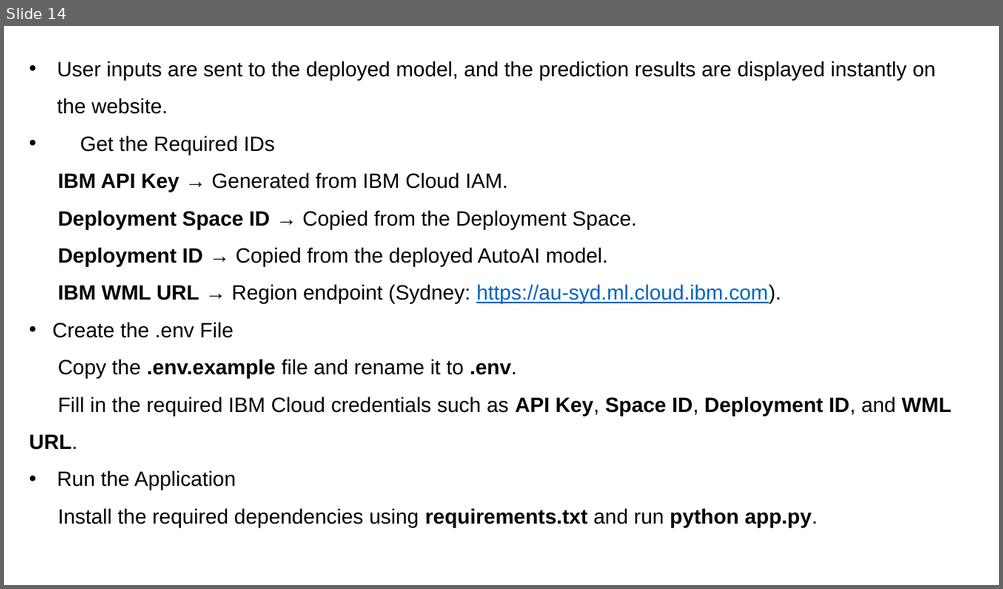
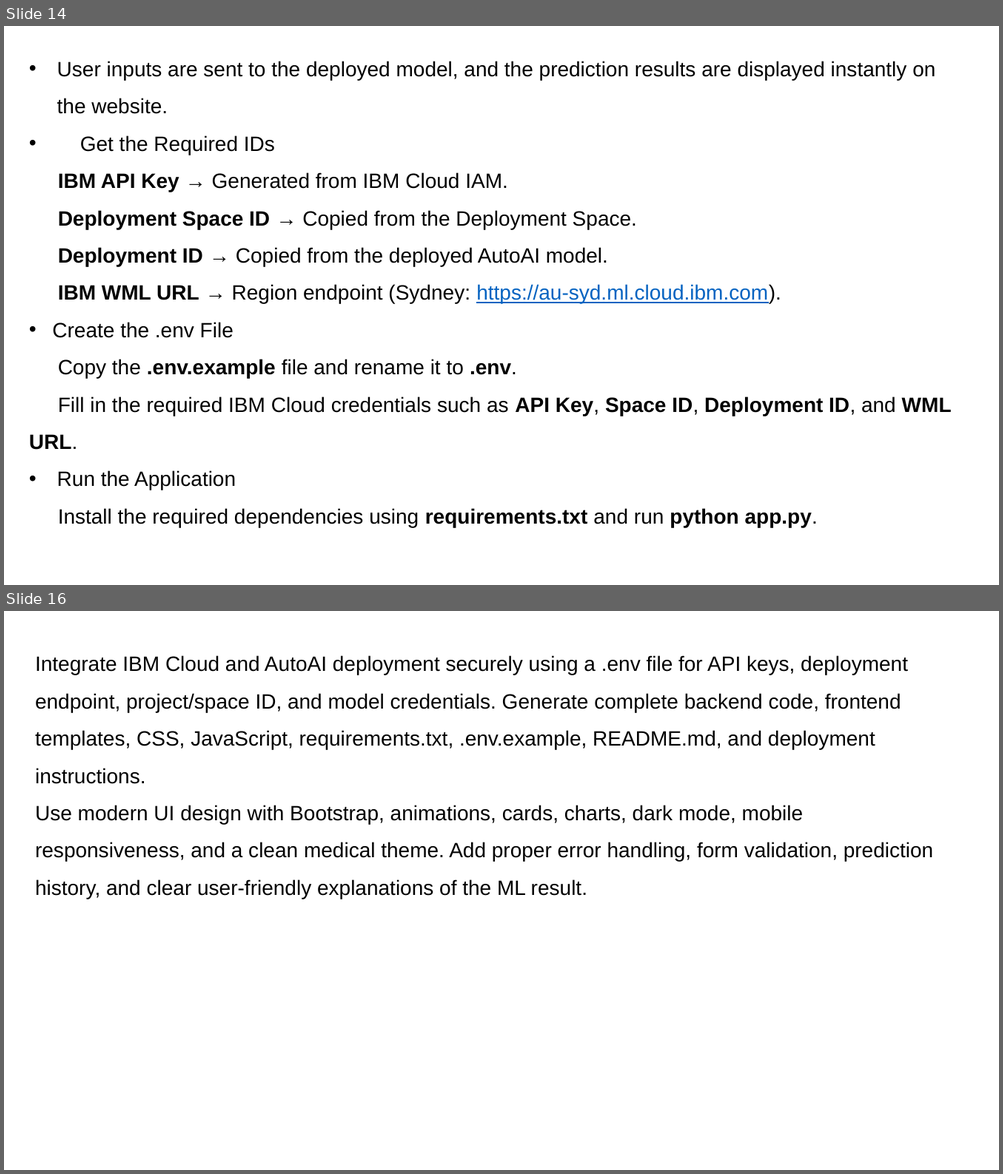
Before and after one commit to lakshmisatwika28-lang/Breast-Cancer-Prediction-AutoAI, a slide deck: Presentation.pptx. Shown one above the other, each under a label of ours: slide 14 before the commit, slides 14 and 16 after it; the slides between them are not shown. The pictures are 1003x589 and 1003x1174 pixels, drawn with LibreOffice and Linux fonts; fonts in the diff are those of the drawing. Boxes give left, top, right and bottom in pixels: in the first picture for what was removed or moved away, otherwise in the second. Text is boxed around its words. In the diff, an @@ line names an element or a change of style, - is before the commit and + after.

```diff
--- a/Presentation.pptx
+++ b/Presentation.pptx
@@ slide 16 added at (4,611,999,1170), background #FFFFFF @@
@@ text added at (35,655,933,899), 20 pt, text #000000 @@
+Integrate IBM Cloud and AutoAI deployment securely using a .env file for API keys, deployment endpoint, project/space ID, and model credentials. Generate complete backend code, frontend templates, CSS, JavaScript, requirements.txt, .env.example, README.md, and deployment instructions.
+Use modern UI design with Bootstrap, animations, cards, charts, dark mode, mobile responsiveness, and a clean medical theme. Add proper error handling, form validation, prediction history, and clear user-friendly explanations of the ML result.
```
Also in this commit, not shown: 1 slide changed, 2 other slides added.
